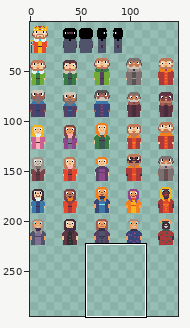
Pixel-art file: brackeys-game-jam-2026.2/assets/aseprite/characters.aseprite. Above: a wide view before the commit, with the close-up outlined.
Close-up. Before the edit:
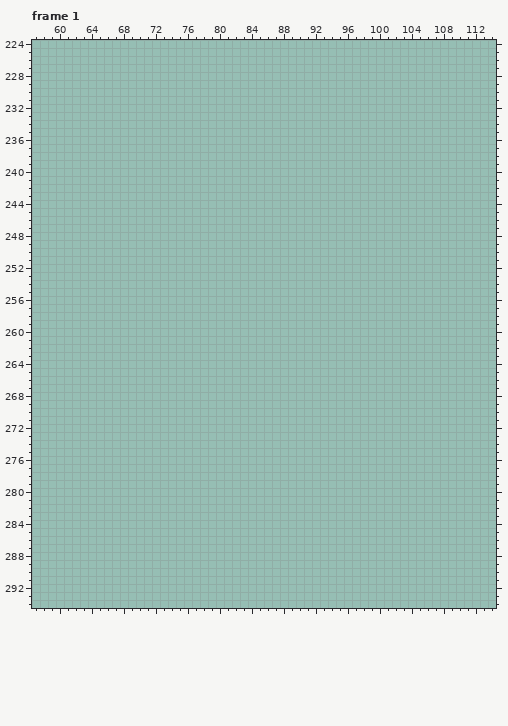
160x496 pixels, 2 frames. Shown: frame 1: x 57..114, y 224..294. The wide view leaves out empty margins. The commit also changed other frames or places, which this record leaves out.
After:
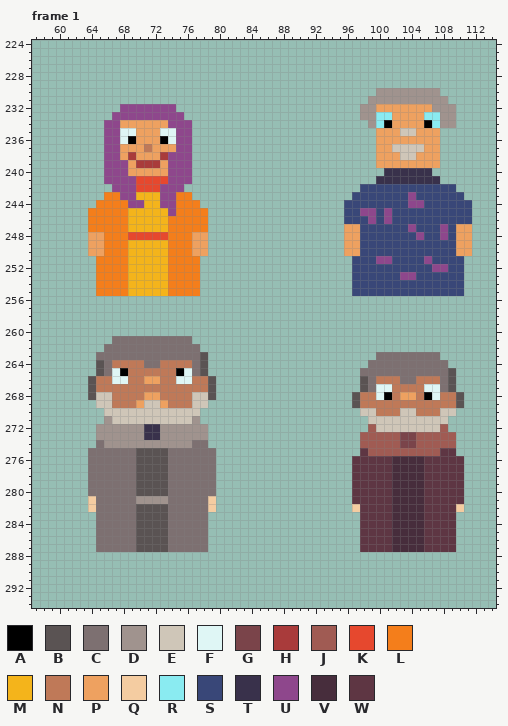
Palette (. is transparent): A #000000  B #5a5353  C #7d7071  D #a0938e  E #cfc6b8  F #dff6f5  G #7a444a  H #a93b3b  J #a05b53  K #e6482e  L #f47e1b  M #f4b41b  N #bf7958  P #eea160  Q #f4cca1  R #8aebf1  S #394778  T #39314b  U #8e478c  V #472d3c  W #5e3643
Difference:
layer "NPCs/Women/Woman 20" added
layer "NPCs/Women/Woman 19" added
layer "NPCs/Men/Man 16" added
layer "NPCs/Men/Man 20" added
Changed rows in their new state; - is an unchanged pixel.
Frame 1:
first column x 64:
230 ------------------------------------DDDDDDDD----
231 -----------------------------------DDDDDDDDDD---
232 ----UUUUUUU-----------------------DDPPPPPPPDDD--
233 ---UUUUUUUUU----------------------DDRRPPPPRRDD--
234 --UUPPPPPPUUU----------------------DRAPPPPARDD--
235 --UUFFPPPFFUU-----------------------PPPEEPPP----
236 --UUFAPPPAFUU-----------------------PPPPPPPP----
237 --UUPPPNPPPUU-----------------------PPEEEEPP----
238 --UUPHPPPHUUU-----------------------PPPEEPPP----
239 --UUUPHHHPUUU-----------------------PPPPPPPP----
240 --UUUPPPPPUUU------------------------TTTTTT-----
241 --UUUUKKKKUUU-----------------------TTTTTTTT----
242 ---UUUKKKUUU----------------------SSSSSSSSSSSS--
243 --LLUUMMMUULL--------------------SSSSSSSUSSSSSS-
244 -LLLLUUMMUULLL------------------SSSSSSSSUUSSSSSS
245 LLLLLMMMMMULLLL-----------------SSUUSUSSSSSSSSSS
246 LLLLLMMMMMLLLLL-----------------SSSUSUSSSSSSSSSS
247 LLLLLMMMMMLLLLL-----------------PPSSSSSSUSSSUSPP
248 PPLLLKKKKKLLLPP-----------------PPSSSSSSSUSSUSPP
249 PPLLLMMMMMLLLPP-----------------PPSSSSSSSSSSSSPP
250 PPLLLMMMMMLLLPP-----------------PPSSSSSSSSSSSSPP
251 -LLLLMMMMMLLLL-------------------SSSUUSSSSUSSSS-
252 -LLLLMMMMMLLLL-------------------SSSSSSSSSSUUSS-
253 -LLLLMMMMMLLLL-------------------SSSSSSUUSSSSSS-
254 -LLLLMMMMMLLLL-------------------SSSSSSSSSSSSSS-
255 -LLLLMMMMMLLLL-------------------SSSSSSSSSSSSSS-
first column x 64:
261 ---CCCCCCCCCC----------------------------------
262 --CCCCCCCCCCCC---------------------------------
263 -CCCCCCCCCCCCCB---------------------CCCCCCCC---
264 -BCNNNNCCNNNNCB--------------------CCCCCCCCCC--
265 -BCFANNNNNNAFCB-------------------CCCCCCCCCCCB-
266 BNNFFNNPPNNFFNNB------------------BCNNNCCNNNCB-
267 BNNNNNNNNNNNNNNB------------------BCFFNNNNFFCB-
268 BEENNNNPPNNNNEEB-----------------BNNFANPPNAFNNB
269 -EENNNPEEPNNNEE------------------BNNNNNNNNNNNNB
270 --EEEEEEEEEEEE--------------------EENNNEENNNEE-
271 --DEEEEEEEEEED---------------------EEEEEEEEEE--
272 -DDDDDDTTDDDDDD--------------------JEEEEEEEEJ--
273 -DDDDDDTTDDDDDD-------------------JJJJJGGJJJJJ-
274 -CDDDDDDDDDDDCC-------------------JJJJJGGJJJJJ-
275 CCCCCCBBBBCCCCCC------------------WJJJJJJJJJWW-
276 CCCCCCBBBBCCCCCC-----------------WWWWWVVVVWWWWW
277 CCCCCCBBBBCCCCCC-----------------WWWWWVVVVWWWWW
278 CCCCCCBBBBCCCCCC-----------------WWWWWVVVVWWWWW
279 CCCCCCBBBBCCCCCC-----------------WWWWWVVVVWWWWW
280 CCCCCCBBBBCCCCCC-----------------WWWWWVVVVWWWWW
281 QCCCCCDDDDCCCCCQ-----------------WWWWWVVVVWWWWW
282 QCCCCCBBBBCCCCCQ-----------------QWWWWVVVVWWWWQ
283 -CCCCCBBBBCCCCC-------------------WWWWVVVVWWWW-
284 -CCCCCBBBBCCCCC-------------------WWWWVVVVWWWW-
285 -CCCCCBBBBCCCCC-------------------WWWWVVVVWWWW-
286 -CCCCCBBBBCCCCC-------------------WWWWVVVVWWWW-
287 -CCCCCBBBBCCCCC-------------------WWWWVVVVWWWW-
